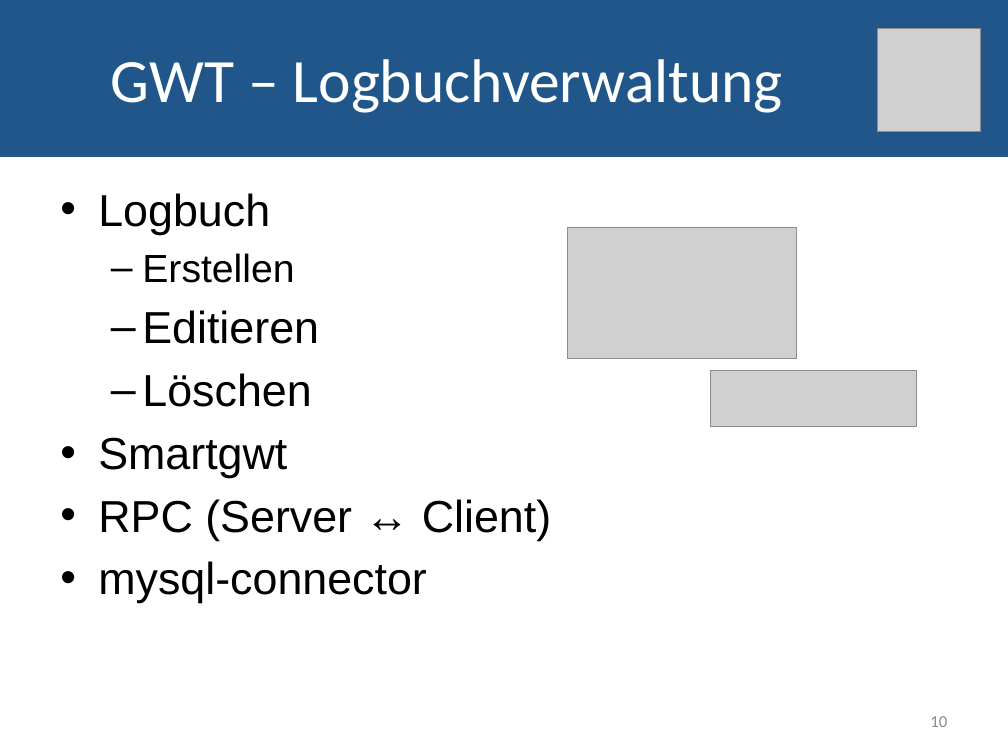
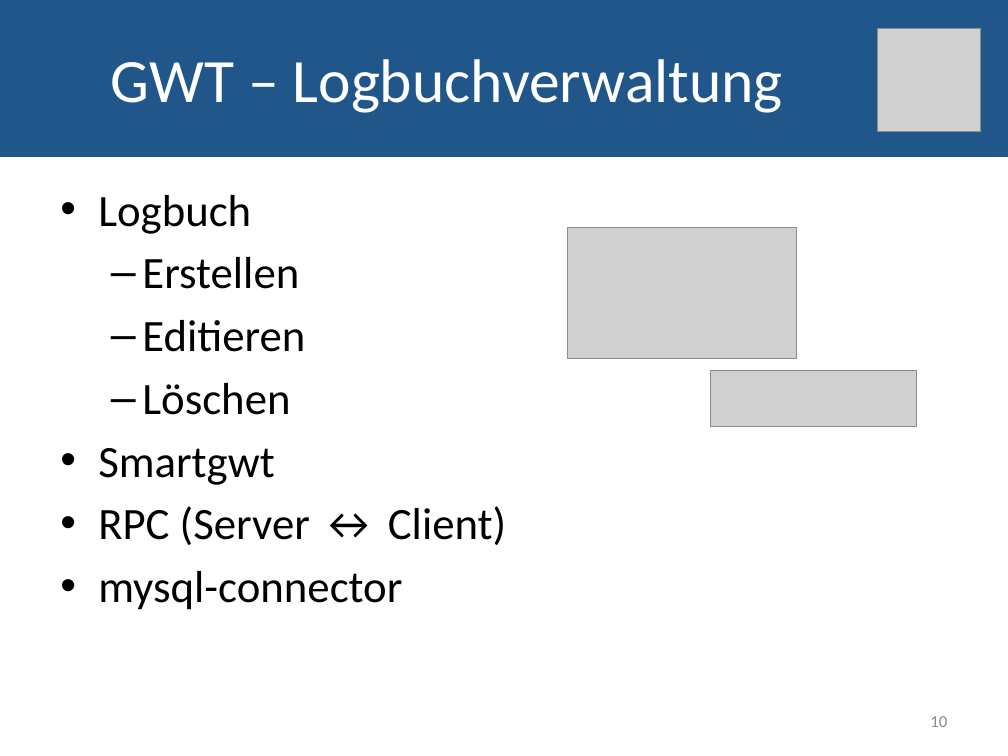
Before and after one commit to JoHae/htwg.seapal.akjjjh, a slide deck: slide 10 of docs/Seapal_Praesi.pptx. Drawn at 1008x756 pixels with LibreOffice and Linux fonts; fonts in the diff are those of the drawing; grey boxes stand for pictures. Boxes give left, top, right and bottom in pixels: in the first picture for what was removed or moved away, otherwise in the second. Text is boxed around its words. In the diff, an @@ line names an element or a change of style, - is before the commit and + after.

```diff
--- a/docs/Seapal_Praesi.pptx
+++ b/docs/Seapal_Praesi.pptx
@@ text "Logbuch" at [98,195,506,610]: font Arial to Calibri; size 28 to 32 pt in "Erstellen" @@
```
Also in this commit, not shown: 2 other slides changed.
